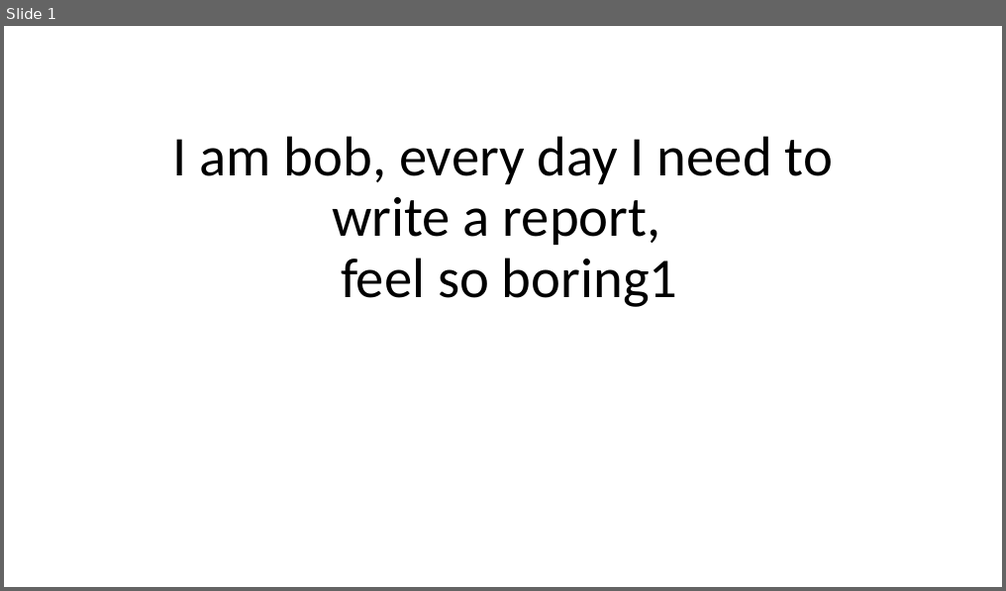
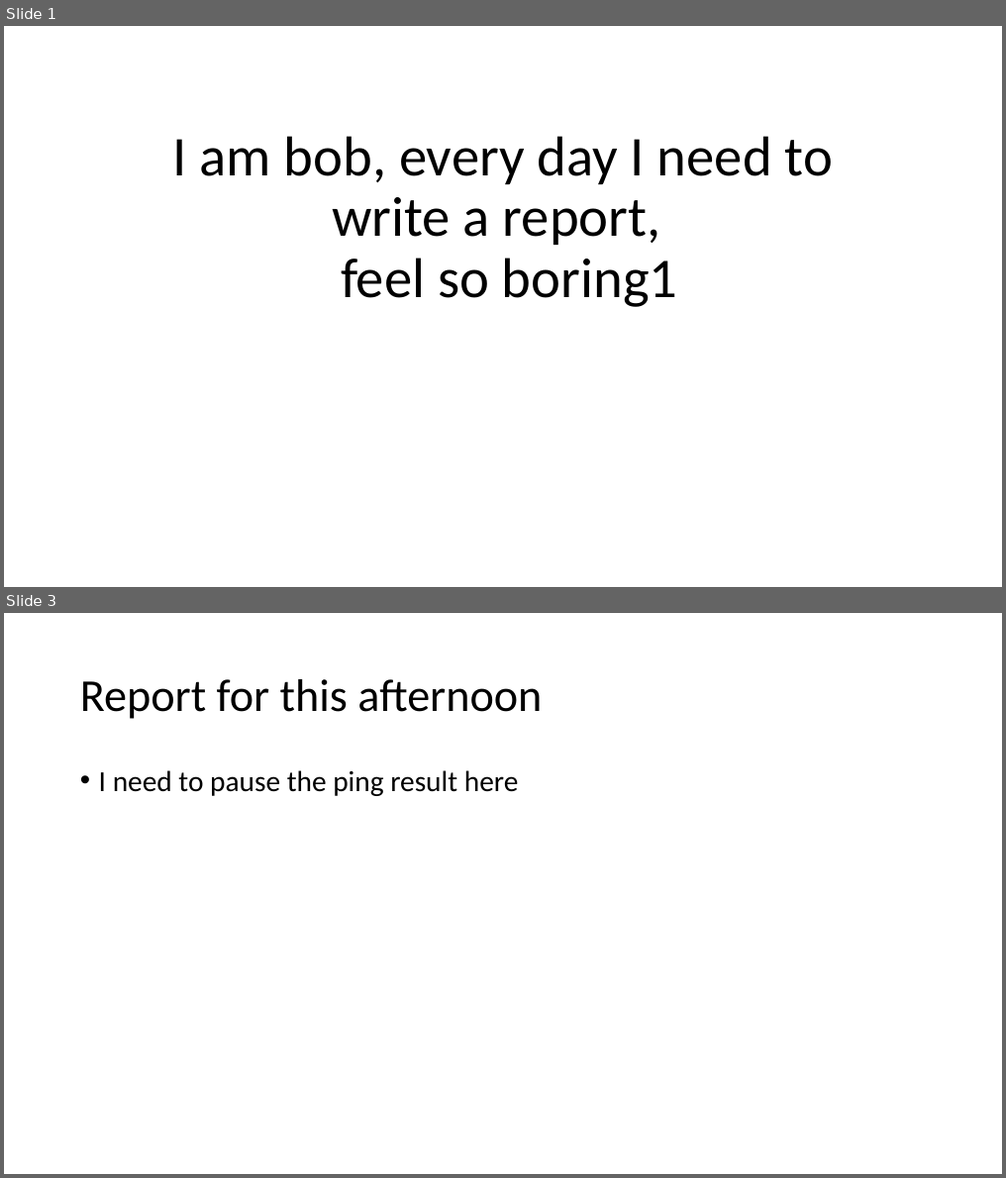
Before and after one commit to LiuYuancheng/Cluster_User_Emulation_System, a slide deck: src/UtilsFunc/Report.pptx. Shown one above the other, each under a label of ours: slide 1 before the commit, slides 1 and 3 after it; the slides between them are not shown. The pictures are 1006x591 and 1006x1178 pixels, drawn with LibreOffice and Linux fonts; fonts in the diff are those of the drawing; background and template pictures are left out. Boxes give left, top, right and bottom in pixels: in the first picture for what was removed or moved away, otherwise in the second. Text is boxed around its words. In the diff, an @@ line names an element or a change of style, - is before the commit and + after.

```diff
--- a/src/UtilsFunc/Report.pptx
+++ b/src/UtilsFunc/Report.pptx
@@ slide 3 added at (4,613,1002,1174), background picture (left out) @@
@@ title added at (80,679,542,719), 44 pt, text #000000 @@
+Report for this afternoon
@@ text added at (99,770,518,796), 28 pt, text #000000 @@
+• I need to pause the ping result here
```
Also in this commit, not shown: 2 other slides added, 8 other files.
